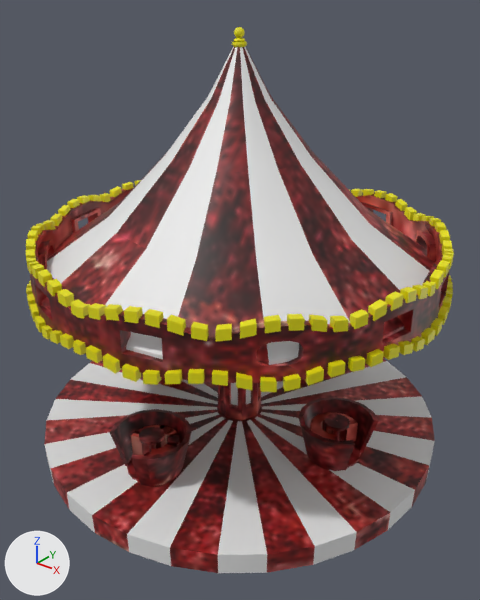
Renders of the Blender file Blender/Calesita.blend from each side of a commit.
One viewpoint serves both versions: a 50 mm lens placed at (9.16, -11.43, 13.2), pointed at (0.31, -0.37, 6.35). Lighting does not change. The marker at lower left points along +X, +Y and +Z.
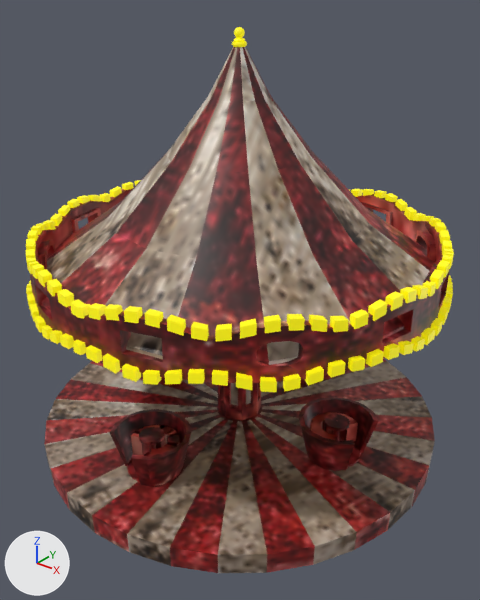
Where the change shows, as pixel boxes (x1, y1, x2, y2) in the pictures (480 x 600 px):
'Cylinder.014', surface changed, recoloured (white to brown): (26, 27, 454, 573) in both

Diff of the bpy script that builds the scene:
```diff
--- a/Blender/Calesita.blend.py
+++ b/Blender/Calesita.blend.py
@@ img_blanco_base_color @@
+img_blanco_base_color = load_image('Blanco Base Color', '../Imágenes útiles/Calesita/Blanco Base Color.png', 1024, 1024, 'sRGB')
@@ mat_blanco @@
 mat_blanco = principled_material('Blanco')
-mat_blanco.base_color = (0.8, 0.8, 0.8)  # white #e7e7e7
+mat_blanco.texture = img_blanco_base_color
@@ mat_luces @@
 mat_luces.base_color = (0.8, 0.739, 0.0)  # yellow #e7df00
+mat_luces.emission_color = (0.39, 0.343, 0.000999)  # yellow #a89e03
+mat_luces.emission_strength = 1.0
```
